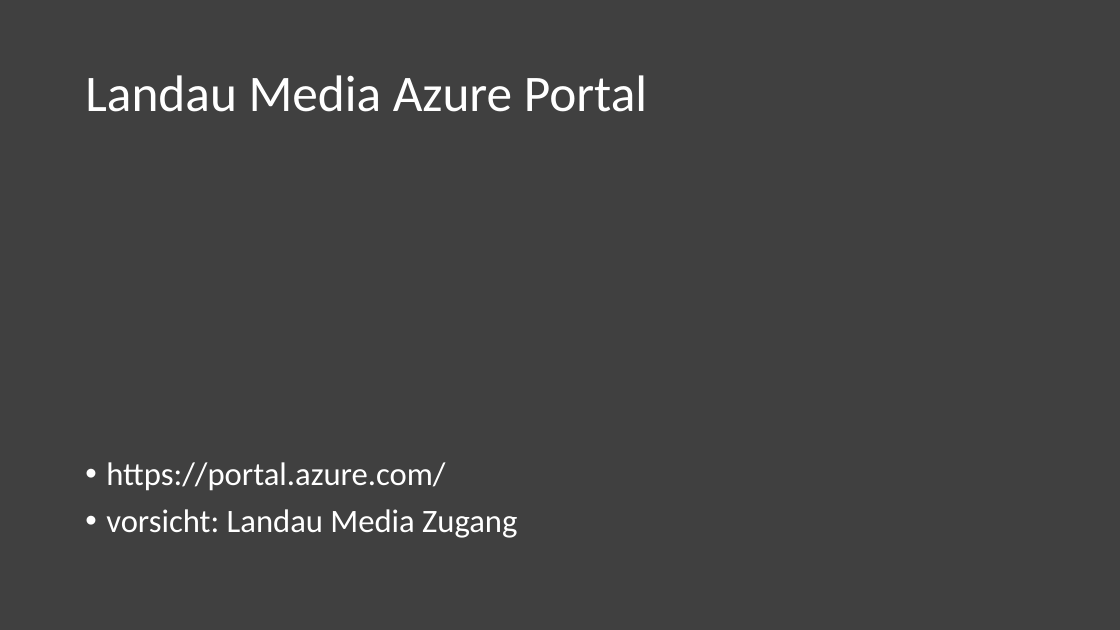
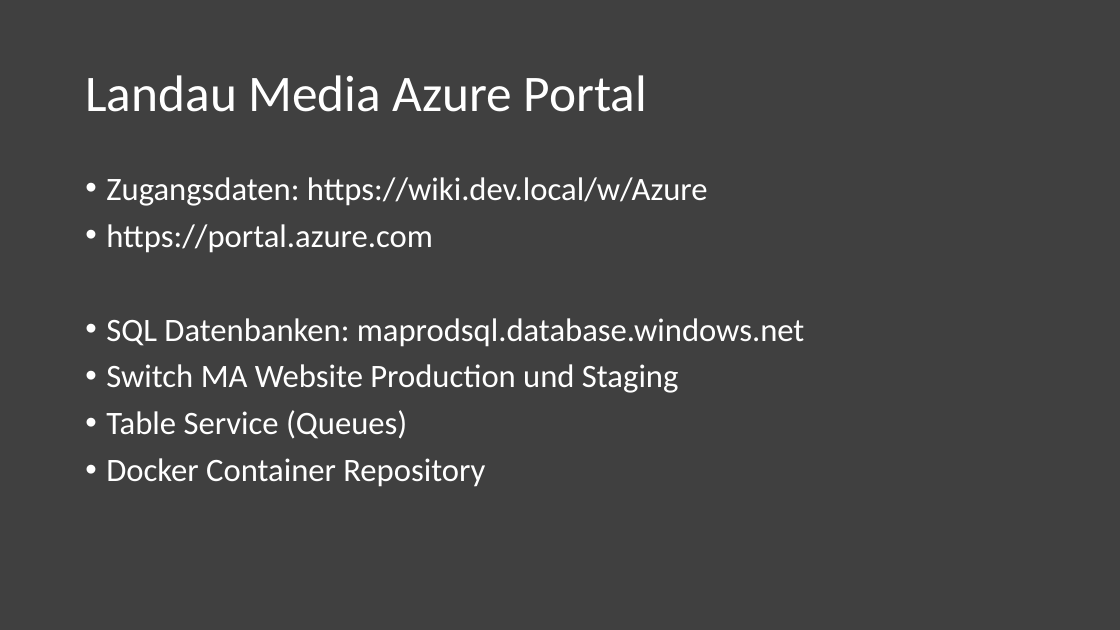
Before and after one commit to saschahenger/ma-workshop, a slide deck: slide 15 of workshop-slides/1-vorbereitung/workshop-1.pptx (slide 8 before the commit). Drawn at 1120x630 pixels with LibreOffice and Linux fonts; fonts in the diff are those of the drawing. Boxes give left, top, right and bottom in pixels: in the first picture for what was removed or moved away, otherwise in the second. Text is boxed around its words. In the diff, an @@ line names an element or a change of style, - is before the commit and + after.

Commit message:
Daten für ES Demo

```diff
--- a/workshop-slides/1-vorbereitung/workshop-1.pptx
+++ b/workshop-slides/1-vorbereitung/workshop-1.pptx
@@ text at <box>106,177,804,487</box>: text changed @@
-• https://portal.azure.com/
-• vorsicht: Landau Media Zugang
+• Zugangsdaten: https://wiki.dev.local/w/Azure
+• https://portal.azure.com
+• SQL Datenbanken: maprodsql.database.windows.net
+• Switch MA Website Production und Staging
+• Table Service (Queues)
+• Docker Container Repository
```
Also in this commit, not shown: 5 other slides changed, 3 slides added, 8 other files.
